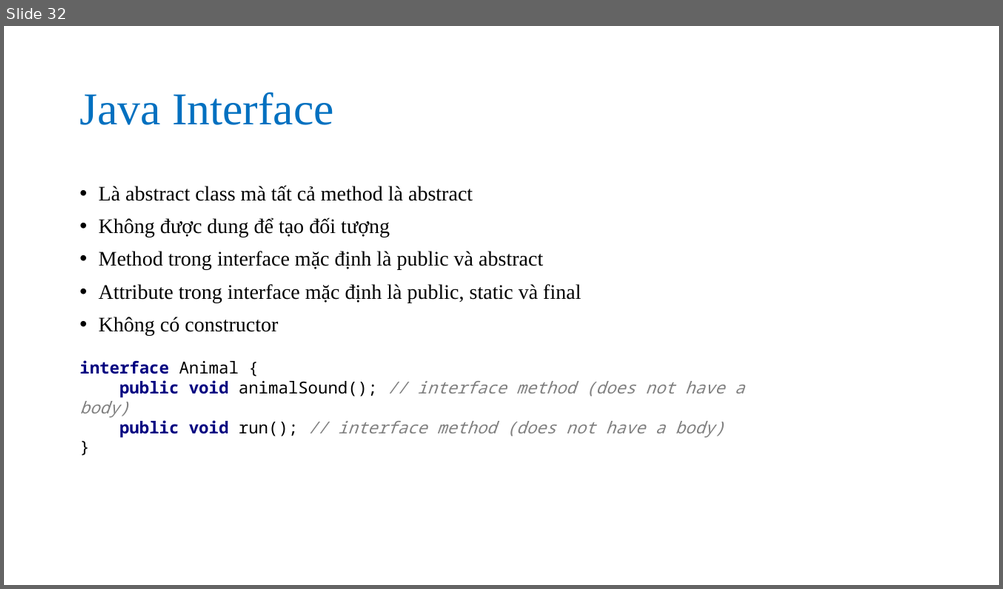
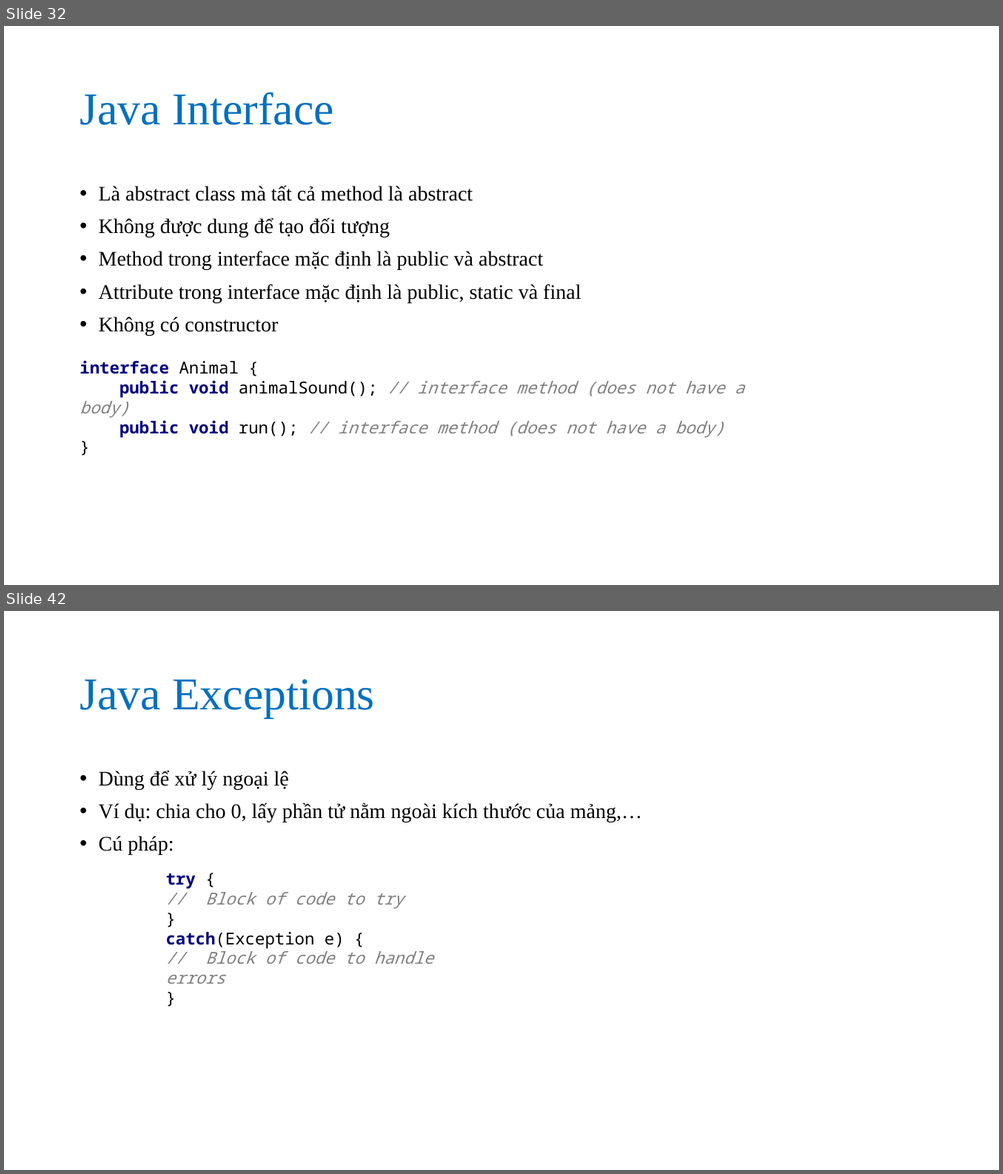
Before and after one commit to nguyenvanson332000/19jsp06, a slide deck: slides/java_core/java_oop.pptx. Shown one above the other, each under a label of ours: slide 32 before the commit, slides 32 and 42 after it; the slides between them are not shown. The pictures are 1003x589 and 1003x1174 pixels, drawn with LibreOffice and Linux fonts; fonts in the diff are those of the drawing. Boxes give left, top, right and bottom in pixels: in the first picture for what was removed or moved away, otherwise in the second. Text is boxed around its words. In the diff, an @@ line names an element or a change of style, - is before the commit and + after.

Commit message:
Java oop 3

```diff
--- a/slides/java_core/java_oop.pptx
+++ b/slides/java_core/java_oop.pptx
@@ slide 42 added at (4,611,999,1170), background #FFFFFF @@
@@ title added at (79,679,375,718), 44 pt, text #0070C0 @@
+Java Exceptions
@@ text added at (99,770,642,855), 20 pt, text #000000 @@
+• Dùng để xử lý ngoại lệ
+• Ví dụ: chia cho 0, lấy phần tử nằm ngoài kích thước của mảng,…
+• Cú pháp:
@@ text added at (166,873,433,984), 16 pt, text #808080, italic @@
+try {
+// Block of code to try
+}
+catch(Exception e) {
+// Block of code to handle errors
+}
```
Also in this commit, not shown: 9 other slides added, 1 other file.
